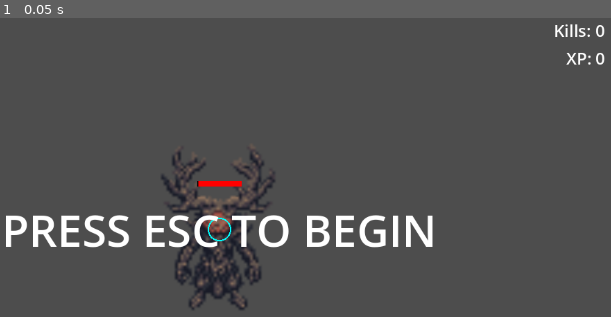
Above: before the commit, frame 1.
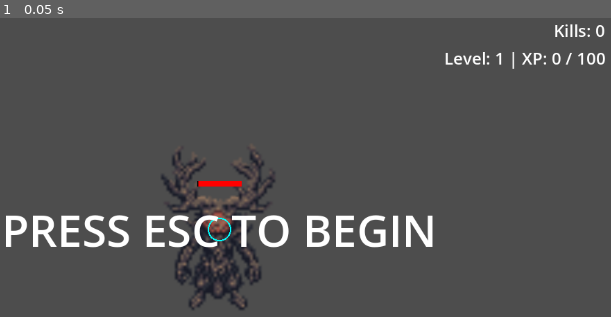
Above: after the commit, the same moment.

Repository: tablegrapes/DRUID
Game: Godot game, scene res://scenes/main.tscn
Two runs of this game, one before a commit and one after it. Both use one fixed random seed, a clock stepped at 60 frames per second and the inputs below.
Inputs:
- Up to frame 1 (0.05 s): no input

The runs differ from the first frame. In frame 1, 0.5% of the frame differs, in the area x 72-100%, y 11-18%.

Commit message:
added player levels and made mushroom require level 2

Diff:
--- a/scripts/player.gd
+++ b/scripts/player.gd
@@ -3,7 +3,8 @@
 const DEBUG: bool = true
 
 signal died
-signal experience_changed(new_experience: int)
+signal experience_changed(current_experience: int, next_level_experience: int)
+signal level_up(new_level: int)
 
 @export var villager_scene: PackedScene
 @export var spawn_min_radius: float = 150.0
@@ -16,10 +17,9 @@
 @export var health_bar_scene: PackedScene
 @export var vines_scene: PackedScene
 
-var experience: int = 0:
-	set(value):
-		experience = value
-		experience_changed.emit(experience)
+var level: int = 1
+var experience: int = 0
+var experience_to_next_level: int = 100
 
 var is_casting: bool = false
 var health_bar
@@ -61,6 +61,17 @@
 
 func add_experience(amount: int) -> void:
 	experience += amount
+	while experience >= experience_to_next_level:
+		level_up_player()
+	experience_changed.emit(experience, experience_to_next_level)
+
+func level_up_player() -> void:
+	experience -= experience_to_next_level
+	level += 1
+	# Simple exponential scaling for next level
+	experience_to_next_level = int(experience_to_next_level * 1.2)
+	print("Leveled up to level ", level)
+	level_up.emit(level)
 
 func die():
 	print("Player died!")
@@ -95,7 +106,7 @@
 func _input(event: InputEvent) -> void:
 	if event.is_action_pressed("cast_ability"):
 		spawn_mushroom()
-	elif event.is_action_pressed("cast_ability_2"):
+	elif event.is_action_pressed("cast_ability_2") and level >= 2:
 		cast_entangling_vines()
 
 func check_for_respawn():
--- a/ui/xp_counter.gd
+++ b/ui/xp_counter.gd
@@ -6,10 +6,18 @@
 	var player = get_tree().get_first_node_in_group("player")
 	if player:
 		player.experience_changed.connect(_on_experience_changed)
-		_update_label(player.experience)
+		player.level_up.connect(_on_level_up)
+		_update_label(player.level, player.experience, player.experience_to_next_level)
 
-func _on_experience_changed(new_exp: int) -> void:
-	_update_label(new_exp)
+func _on_experience_changed(current_exp: int, next_level_exp: int) -> void:
+	var player = get_tree().get_first_node_in_group("player")
+	if player:
+		_update_label(player.level, current_exp, next_level_exp)
 
-func _update_label(exp_val: int) -> void:
-	label.text = "XP: " + str(exp_val)
+func _on_level_up(new_level: int) -> void:
+	var player = get_tree().get_first_node_in_group("player")
+	if player:
+		_update_label(new_level, player.experience, player.experience_to_next_level)
+
+func _update_label(lvl: int, exp_val: int, next_exp: int) -> void:
+	label.text = "Level: %d | XP: %d / %d" % [lvl, exp_val, next_exp]
